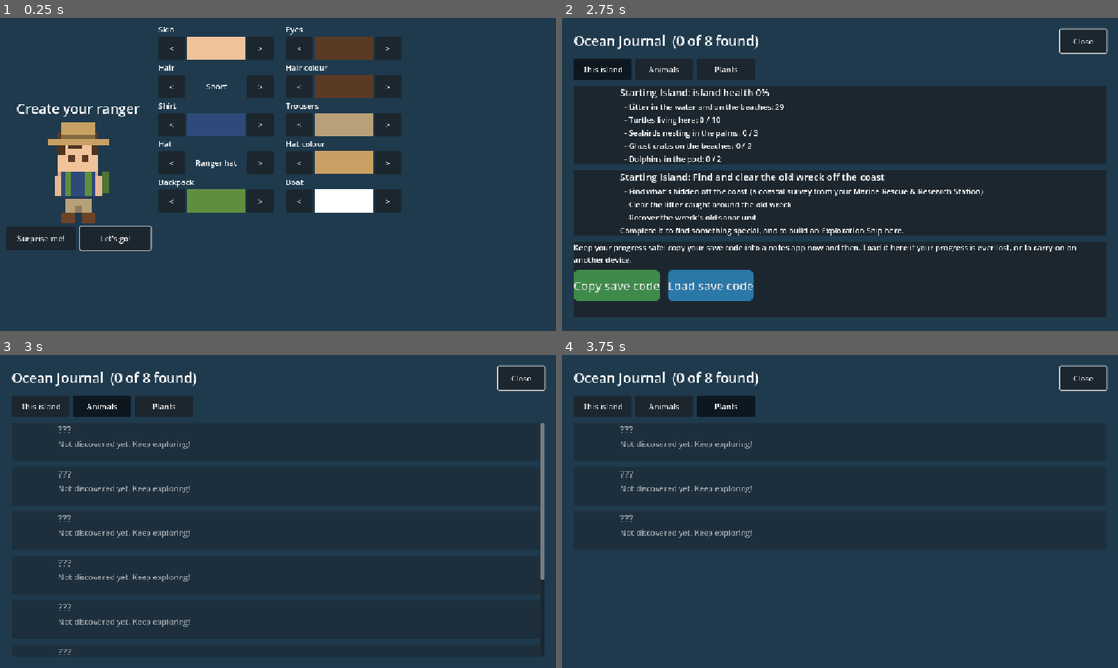
Above: before the commit, frames 1-4 (two rows, left to right).
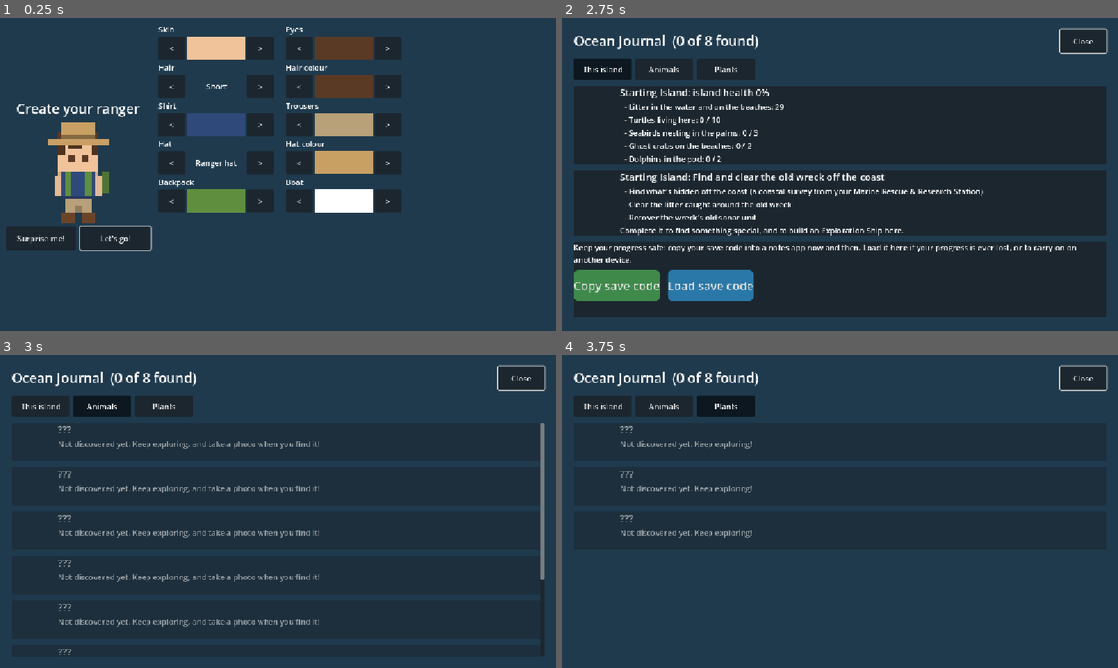
Above: after the commit, the same moments.

Repository: detronics-apps/ocean-haven
Game: Godot game, scene res://scenes/world/ocean_world.tscn
Same seed, same stepped clock (60 frames per second), same inputs: the game is played once before the commit and once after it.
Inputs:
- Up to frame 1 (0.25 s): no input
- Up to frame 2 (2.75 s): click "Let's go!" at 0.5 s; click "Journal" at 1.25 s; click "This island" at 2 s
- Up to frame 3 (3 s): click "Animals" at 2.75 s
- Up to frame 4 (3.75 s): click "Plants" at 3.5 s

Frames 1-2 are identical in both runs. In frame 3, 0.9% of the frame differs, in the area x 33-58%, y 27-87%; in frame 4, nothing differs.

Commit message:
Animals only enter the Journal once photographed (spotting one says to take a photo; urchins photographed at their kelp beds); kelp beds can be moved: towed behind the boat and put down on the island's shallow water (saved); balance survey uses the same urchin limit as island health
Co-Authored-By: Claude Opus 5.5 <noreply@anthropic.com>
Claude-Session: https://claude.ai/code/session_01TgTuR8CE1ck28M9f6vukjR

Diff:
--- a/scripts/systems/journal.gd
+++ b/scripts/systems/journal.gd
@@ -30,8 +30,14 @@
 	discovered.emit(animal)
 
 
+## Spotted (the ranger has come close to one).
 func has(id: StringName) -> bool:
 	return _found.has(id)
+
+
+## In the Ocean Journal: a species only goes in once the ranger has photographed it.
+func in_journal(id: StringName) -> bool:
+	return photos(id) > 0
 
 
 func discover_plant(plant: PlantData) -> void:
--- a/scripts/ui/hud.gd
+++ b/scripts/ui/hud.gd
@@ -327,7 +327,7 @@
 
 
 func _on_discovered(animal: AnimalData) -> void:
-	show_toast("New discovery: %s!\n%s" % [animal.display_name, animal.fact])
+	show_toast("You spotted a %s!\nStay calm, and take a photo to add it to your Journal." % animal.display_name)
 
 
 func _on_observed(animal: AnimalData) -> void:
@@ -337,7 +337,7 @@
 
 func _on_photographed(animal: AnimalData, count: int) -> void:
 	if count == 1:
-		show_toast("Your first photo of a %s!\n%s" % [animal.display_name, animal.photo_fact])
+		show_toast("New in your Journal: %s!\n%s %s" % [animal.display_name, animal.fact, animal.photo_fact])
 	else:
 		show_toast("Photo saved! (%d %s photos)" % [count, animal.display_name])
 
--- a/scripts/ui/journal_screen.gd
+++ b/scripts/ui/journal_screen.gd
@@ -59,7 +59,7 @@
 		tab = ISLAND
 	(_tab_buttons[tab] as Button).set_pressed_no_signal(true)
 	var species := DataFiles.load_all("res://data/animals")
-	var found := species.filter(func(a: AnimalData) -> bool: return Journal.has(a.id)).size()
+	var found := species.filter(func(a: AnimalData) -> bool: return Journal.in_journal(a.id)).size()
 	_title.text = "Ocean Journal  (%d of %d found)" % [found, species.size()]
 	if tab == ANIMALS:
 		for animal: AnimalData in species:
@@ -161,8 +161,9 @@
 
 
 func _entry(animal: AnimalData) -> Control:
-	if not Journal.has(animal.id):
-		var unknown := card(null, ["???", "Not discovered yet. Keep exploring!"], true)
+	if not Journal.in_journal(animal.id):
+		var unknown := card(null, ["???", "Spotted, but no photo yet: take one to add it to your Journal." if Journal.has(animal.id)
+			else "Not discovered yet. Keep exploring, and take a photo when you find it!"], true)
 		unknown.name = "Entry_" + animal.id
 		return unknown
 	var lines: Array[String] = [animal.display_name, animal.fact]
@@ -207,7 +208,7 @@
 		photos += Journal.photos(animal.id)
 	var total := card(null, ["The whole ocean", "Fleet upgrades: %d of %d. Species found: %d of %d. Plants found: %d of %d." % [
 		Fleet.level(), DataFiles.load_all("res://data/discoveries").size(),
-		species.filter(func(a: AnimalData) -> bool: return Journal.has(a.id)).size(), species.size(),
+		species.filter(func(a: AnimalData) -> bool: return Journal.in_journal(a.id)).size(), species.size(),
 		plants.filter(func(p: PlantData) -> bool: return Journal.has_plant(p.id)).size(), plants.size()],
 		"Litter collected: %d. Animals helped: %d. Hatchlings: %d. Photos: %d." % [Inventory.litter_collected, helped, hatched, photos]])
 	total.name = "OceanTotals"
--- a/scripts/world/kelp_bed.gd
+++ b/scripts/world/kelp_bed.gd
@@ -2,7 +2,9 @@
 extends Node2D
 ## A patch of kelp forest on shallow or mid water (placed by KelpEcosystem). Its `health`
 ## (0..1) is drawn as how many fronds stand and how green they are; its sea urchins graze
-## it and show as purple dots at its foot. Boats pass over it.
+## it and show as purple dots at its foot. Boats pass over it. Close by (on foot or in the
+## boat) the ranger can photograph its urchins, or move the bed: it follows the ranger until
+## it's put down on the island's open water, away from other beds.
 
 const FRONDS := 7
 const BARREN := Color(0.45, 0.4, 0.32)
@@ -30,10 +32,18 @@
 ## Damaged by heavy swell and not yet recovered.
 var storm_hit := false
 var _sway := randf() * TAU
+## Being moved: it follows the ranger until put down.
+var carried := false
+## Day the ranger last photographed urchins here (one photo a day).
+static var _urchin_photo_day := -1
+const REACH := 70.0
+## Kept this far from other beds when put down.
+const SPACING := 64.0
 
 
 func _enter_tree() -> void:
 	add_to_group("kelp_beds")
+	add_to_group("interactables")
 
 
 func _ready() -> void:
@@ -49,7 +59,70 @@
 	return clampf(urchins / overgrazed_at, 0.0, 1.0)
 
 
+## For the action bar: photograph its urchins, move it, or put it down.
+func actions() -> Array:
+	var ranger := ControlledBody.active(get_tree())
+	if not ranger:
+		return []
+	if carried:
+		var problem := place_problem(ranger.global_position)
+		return [{"label": "Put kelp bed down here" if problem == "" else problem, "do": put_down}]
+	if ranger.global_position.distance_to(global_position) > REACH:
+		return []
+	var list := []
+	if urchin_count() > 0 and _urchin_photo_day != GameClock.day:
+		list.append({"label": "Photo: sea urchins", "do": photograph_urchins})
+	if not get_tree().get_nodes_in_group("kelp_beds").any(func(b: Node) -> bool: return b.carried):
+		list.append({"label": "Move kelp bed", "do": pick_up})
+	return list
+
+
+func photograph_urchins() -> void:
+	_urchin_photo_day = GameClock.day
+	var urchin: AnimalData = load("res://data/animals/sea_urchin.tres")
+	Journal.discover(urchin)
+	Journal.photograph(urchin)
+
+
+func pick_up() -> void:
+	carried = true
+
+
+## Why it can't be put down at `point` ("" = it can): on this island's open water (shallow or
+## mid, not land), and not on top of another bed.
+func place_problem(point: Vector2) -> String:
+	if not _island_water(point):
+		return "Kelp needs the island's shallow water"
+	if Regions.nearest(point) != Regions.nearest(global_position):
+		return "Kelp stays on its own island"
+	for other: Node2D in get_tree().get_nodes_in_group("kelp_beds"):
+		if other != self and other.global_position.distance_to(point) < SPACING:
+			return "Too close to other kelp"
+	return ""
+
+
+## A shallow or mid water tile of an island (kelp can't root in the deep open ocean).
+func _island_water(point: Vector2) -> bool:
+	for ground: TileMapLayer in get_tree().get_nodes_in_group("ground"):
+		var tile := ground.get_cell_tile_data(ground.local_to_map(ground.to_local(point)))
+		if tile:
+			return not tile.get_custom_data("walkable") and tile.get_custom_data("terrain") in ["water", ""]
+	return false
+
+
+func put_down() -> void:
+	var ranger := ControlledBody.active(get_tree())
+	if not ranger or place_problem(ranger.global_position) != "":
+		return
+	carried = false
+	global_position = ranger.global_position
+
+
 func _process(delta: float) -> void:
+	if carried:
+		var ranger := ControlledBody.active(get_tree())
+		if ranger:
+			global_position = ranger.global_position + Vector2(0, 22)  # towed along just behind
 	_sway += delta
 	if int(_sway * 4.0) != int((_sway - delta) * 4.0):
 		queue_redraw()  # a gentle sway, a few times a second
--- a/scripts/world/kelp_ecosystem.gd
+++ b/scripts/world/kelp_ecosystem.gd
@@ -48,7 +48,7 @@
 @export var upstream_region: StringName = &"home_island"
 @export var upstream_boost := 0.5
 ## A bed counts as overgrazed at this many urchins.
-@export var overgrazed_at := 8.0
+@export var overgrazed_at := 6.0
 @export_group("Otters")
 ## Otters settled at a habitat only move away when food falls below this share of what they
 ## need (they ride out lean days while the kelp grows back).
@@ -606,8 +606,8 @@
 	var chain := "Otters: %d (eating about %d urchins a day) → urchins: %d, overgrazing %d of %d beds → kelp: %d%% → fish: %d → cormorants: %d." % [
 		otter_count, eaten, urchin_total(), overgrazed, beds().size(), roundi(kelp_health() * 100.0), fish, birds]
 	var advice := ""
-	if overgrazed > beds().size() / 3:
-		advice = "Too many urchins: few otters to keep them in check, so the kelp is being eaten faster than it grows."
+	if urchin_amount() / maxf(beds().size(), 1) > 3.0:
+		advice = "Too many urchins (more than 3 a bed): few otters to keep them in check, so the kelp is being eaten faster than it grows."
 	elif urchin_total() < beds().size() * 0.2:
 		advice = "Almost no urchins left: otters may be eating them faster than they breed. A healthy forest keeps some; fewer habitats may balance it."
 	elif kelp_health() > 0.6 and fish < fish_supported():
@@ -699,7 +699,7 @@
 func to_dict() -> Dictionary:
 	var saved := {"last_tick": _last_tick, "seeded": _seeded, "beds": {}}
 	for bed in beds():
-		saved.beds[String(bed.name)] = [bed.health, bed.urchins, bed.restored_until, bed.storm_hit]
+		saved.beds[String(bed.name)] = [bed.health, bed.urchins, bed.restored_until, bed.storm_hit, bed.position.x, bed.position.y]
 	return saved
 
 
@@ -714,3 +714,5 @@
 			bed.urchins = float(entry[1])
 			bed.restored_until = float(entry[2])
 			bed.storm_hit = entry.size() > 3 and bool(entry[3])
+			if entry.size() > 5:
+				bed.position = Vector2(entry[4], entry[5])  # it may have been moved
--- a/tests/test_building.gd
+++ b/tests/test_building.gd
@@ -169,7 +169,11 @@
 	screen.close()
 	journal.discover(load("res://data/animals/green_turtle.tres"))
 	screen.open()
-	_expect(_entry_text(screen, "Entry_green_turtle").contains("Green Sea Turtle"), "discovered species listed")
+	_expect(_entry_text(screen, "Entry_green_turtle").contains("no photo yet"), "spotted, but not in the Journal until photographed")
+	screen.close()
+	journal.photograph(load("res://data/animals/green_turtle.tres"))
+	screen.open()
+	_expect(_entry_text(screen, "Entry_green_turtle").contains("Green Sea Turtle"), "photographed: in the Journal")
 	screen.close()
 
 	# --- Sleep until morning ---
--- a/tests/test_kelp.gd
+++ b/tests/test_kelp.gd
@@ -87,6 +87,8 @@
 		"within 4 days it has settled: urchins spiked, grazed the kelp down (%.2f) and now starve at %.0f" % [bed.health, bed.urchins])
 
 	# --- Restoration alone feeds an urchin boom: the kelp can't get far ---
+	bed.urchins = 4.0  # a moderately grazed bed (restoring an overgrazed one barely helps at all)
+	bed.health = 0.45
 	var urchins_before: float = bed.urchins
 	bed.restored_until = 1000.0
 	for i in 16:
--- a/tests/test_kelp_missions.gd
+++ b/tests/test_kelp_missions.gd
@@ -65,6 +65,41 @@
 	await _send(missions, clock, "storm_damage_survey", kelp)
 	_expect(missions.last_report.contains("No storm damage"), "the storm damage survey only finds storm damage")
 
+	# --- Urchins can be photographed at a kelp bed (then they're in the Journal) ---
+	var journal := root.get_node("Journal")
+	var player: Node2D = world.get_node("Player")
+	var rowboat: Node2D = world.get_node("Boat")
+	player.global_position = rowboat.global_position
+	rowboat.call("_board")
+	var bed: Node2D = ecosystem.beds().filter(func(b: Node) -> bool: return b.urchin_count() > 0)[0]
+	rowboat.global_position = bed.global_position + Vector2(20, 0)
+	await process_frame
+	_expect(not journal.in_journal(&"sea_urchin"), "urchins aren't in the Journal before a photo")
+	var photo: Array = bed.actions().filter(func(a: Dictionary) -> bool: return a.label == "Photo: sea urchins")
+	_expect(photo.size() == 1, "from the boat you can photograph a bed's urchins")
+	photo[0].do.call()
+	_expect(journal.in_journal(&"sea_urchin"), "and then they're in the Journal")
+
+	# --- Kelp beds can be moved: towed behind the boat, put down on the island's shallow water ---
+	var start: Vector2 = bed.global_position
+	bed.actions().filter(func(a: Dictionary) -> bool: return a.label == "Move kelp bed")[0].do.call()
+	var target := Vector2.INF
+	for other: Node2D in ecosystem.beds():
+		for offset in [Vector2(80, 0), Vector2(-80, 0), Vector2(0, 80), Vector2(0, -80)]:
+			if target == Vector2.INF and other != bed and bed.place_problem(other.global_position + offset) == "":
+				target = other.global_position + offset
+	rowboat.global_position = target
+	await process_frame
+	_expect(bed.global_position.distance_to(target) < 30.0, "it follows the boat")
+	bed.actions()[0].do.call()
+	_expect(not bed.carried and bed.global_position == target and bed.global_position != start, "and is put down there")
+	rowboat.global_position = kelp.center + Vector2(kelp.waters_radius * 0.95, 0)
+	bed.carried = true
+	_expect(bed.actions()[0].label != "Put kelp bed down here", "not out in the deep open ocean (%s)" % bed.actions()[0].label)
+	bed.carried = false
+	_expect(ecosystem.to_dict().beds[String(bed.name)][4] == bed.position.x, "its new place is saved")
+	rowboat.restore_ashore()
+
 	# --- Heavy swell: kelp torn up, murky water (missions slower), then survey and restore ---
 	var events := root.get_node("RareEvents")
 	var swell: Resource = load("res://data/events/underwater_storm.tres")
Not shown, changed: docs/ISLAND_RULES.md
